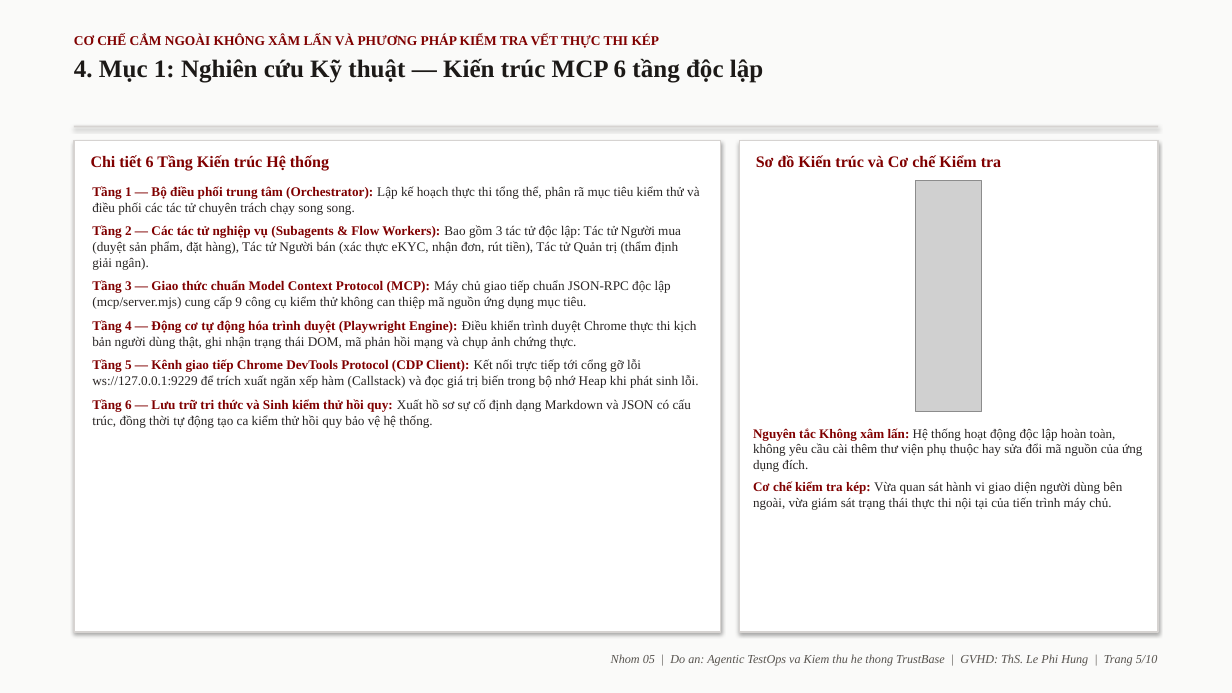
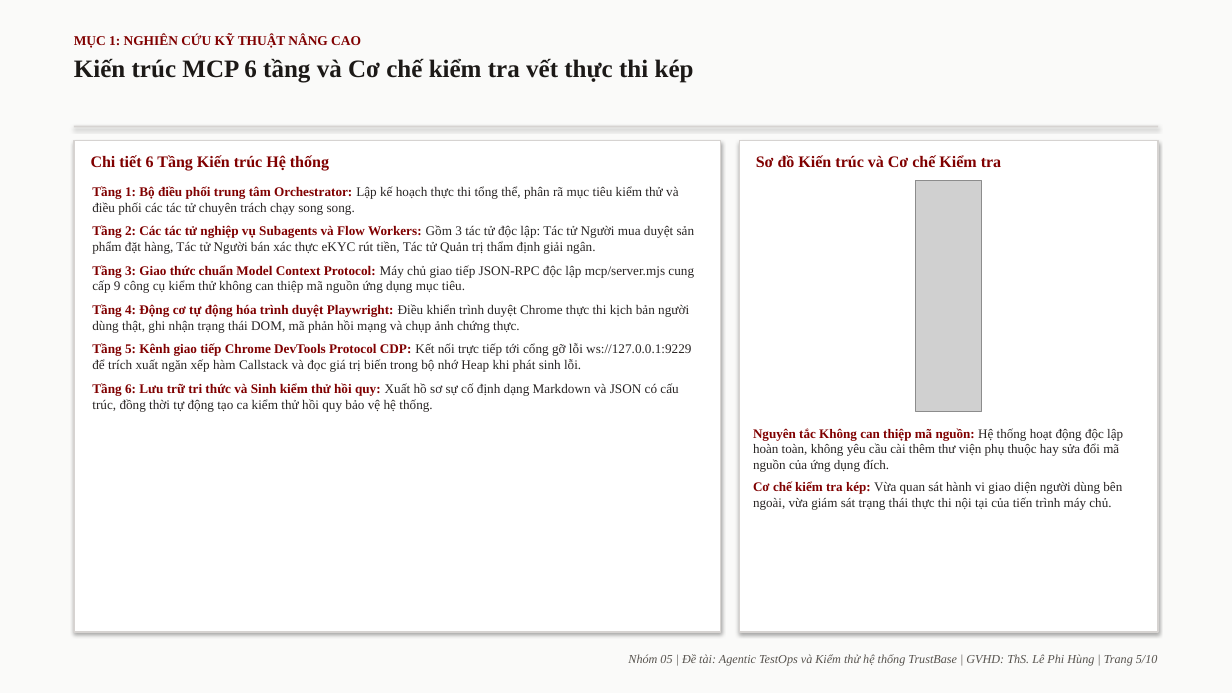
Before and after one commit to justpassingByte/agentic-test-ops, a slide deck: slide 5 of Nhom05_AgenticTestOps_ThuyetTrinh.pptx. Drawn at 1232x693 pixels with LibreOffice and Linux fonts; fonts in the diff are those of the drawing; grey boxes stand for pictures. Boxes give left, top, right and bottom in pixels: in the first picture for what was removed or moved away, otherwise in the second. Text is boxed around its words. In the diff, an @@ line names an element or a change of style, - is before the commit and + after.

```diff
--- a/Nhom05_AgenticTestOps_ThuyetTrinh.pptx
+++ b/Nhom05_AgenticTestOps_ThuyetTrinh.pptx
@@ text at [74,35,694,83]: text changed; size 10.5 to 19.5 pt; text colour #800000 to #1C1917 @@
-CƠ CHẾ CẮM NGOÀI KHÔNG XÂM LẤN VÀ PHƯƠNG PHÁP KIỂM TRA VẾT THỰC THI KÉP
-4. Mục 1: Nghiên cứu Kỹ thuật — Kiến trúc MCP 6 tầng độc lập
+MỤC 1: NGHIÊN CỨU KỸ THUẬT NÂNG CAO
+Kiến trúc MCP 6 tầng và Cơ chế kiểm tra vết thực thi kép
@@ text at [92,186,695,412]: text changed @@
-Tầng 1 — Bộ điều phối trung tâm (Orchestrator): Lập kế hoạch thực thi tổng thể, phân rã mục tiêu kiểm thử và điều phối các tác tử chuyên trách chạy song song.
-Tầng 2 — Các tác tử nghiệp vụ (Subagents & Flow Workers): Bao gồm 3 tác tử độc lập: Tác tử Người mua (duyệt sản phẩm, đặt hàng), Tác tử Người bán (xác thực eKYC, nhận đơn, rút tiền), Tác tử Quản trị (thẩm định giải ngân).
-Tầng 3 — Giao thức chuẩn Model Context Protocol (MCP): Máy chủ giao tiếp chuẩn JSON-RPC độc lập (mcp/server.mjs) cung cấp 9 công cụ kiểm thử không can thiệp mã nguồn ứng dụng mục tiêu.
-Tầng 4 — Động cơ tự động hóa trình duyệt (Playwright Engine): Điều khiển trình duyệt Chrome thực thi kịch bản người dùng thật, ghi nhận trạng thái DOM, mã phản hồi mạng và chụp ảnh chứng thực.
-Tầng 5 — Kênh giao tiếp Chrome DevTools Protocol (CDP Client): Kết nối trực tiếp tới cổng gỡ lỗi ws://127.0.0.1:9229 để trích xuất ngăn xếp hàm (Callstack) và đọc giá trị biến trong bộ nhớ Heap khi phát sinh lỗi.
-Tầng 6 — Lưu trữ tri thức và Sinh kiểm thử hồi quy: Xuất hồ sơ sự cố định dạng Markdown và JSON có cấu trúc, đồng thời tự động tạo ca kiểm thử hồi quy bảo vệ hệ thống.
+Tầng 1: Bộ điều phối trung tâm Orchestrator: Lập kế hoạch thực thi tổng thể, phân rã mục tiêu kiểm thử và điều phối các tác tử chuyên trách chạy song song.
+Tầng 2: Các tác tử nghiệp vụ Subagents và Flow Workers: Gồm 3 tác tử độc lập: Tác tử Người mua duyệt sản phẩm đặt hàng, Tác tử Người bán xác thực eKYC rút tiền, Tác tử Quản trị thẩm định giải ngân.
+Tầng 3: Giao thức chuẩn Model Context Protocol: Máy chủ giao tiếp JSON-RPC độc lập mcp/server.mjs cung cấp 9 công cụ kiểm thử không can thiệp mã nguồn ứng dụng mục tiêu.
+Tầng 4: Động cơ tự động hóa trình duyệt Playwright: Điều khiển trình duyệt Chrome thực thi kịch bản người dùng thật, ghi nhận trạng thái DOM, mã phản hồi mạng và chụp ảnh chứng thực.
+Tầng 5: Kênh giao tiếp Chrome DevTools Protocol CDP: Kết nối trực tiếp tới cổng gỡ lỗi ws://127.0.0.1:9229 để trích xuất ngăn xếp hàm Callstack và đọc giá trị biến trong bộ nhớ Heap khi phát sinh lỗi.
+Tầng 6: Lưu trữ tri thức và Sinh kiểm thử hồi quy: Xuất hồ sơ sự cố định dạng Markdown và JSON có cấu trúc, đồng thời tự động tạo ca kiểm thử hồi quy bảo vệ hệ thống.
@@ text at [753,428,1123,472]: text changed @@
-Nguyên tắc Không xâm lấn: Hệ thống hoạt động độc lập hoàn toàn, không yêu cầu cài thêm thư viện phụ thuộc hay sửa đổi mã nguồn của ứng dụng đích.
+Nguyên tắc Không can thiệp mã nguồn: Hệ thống hoạt động độc lập hoàn toàn, không yêu cầu cài thêm thư viện phụ thuộc hay sửa đổi mã nguồn của ứng dụng đích.
@@ text at [628,654,1158,666]: text changed @@
-Nhom 05 | Do an: Agentic TestOps va Kiem thu he thong TrustBase | GVHD: ThS. Le Phi Hung | Trang 5/10
+Nhóm 05 | Đề tài: Agentic TestOps và Kiểm thử hệ thống TrustBase | GVHD: ThS. Lê Phi Hùng | Trang 5/10
```
Also in this commit, not shown: 9 other slides changed, 1 other file.
